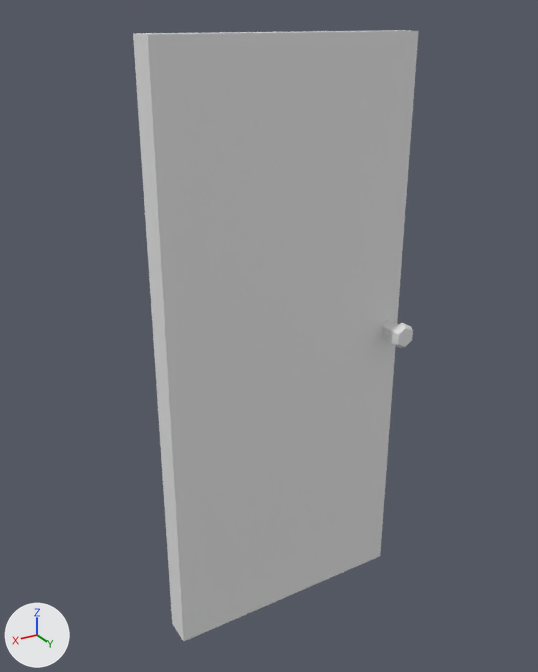
Two versions of the Blender file models/door.blend, one commit apart.
One viewpoint serves both versions: a 50 mm camera at (1.77, 4.4, 4.66) aimed at (-0.93, -0.1, 2.41). Every picture has the same lights, and +X, +Y and +Z are marked at lower left. Materials are left out; every surface is plain grey.

In view in the first picture: 'GlassDoor'.
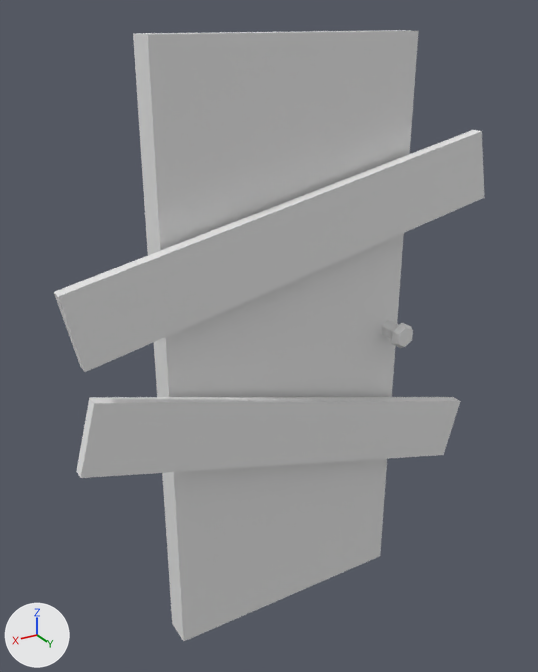
The edits, one by one:
me_plane_001 has 53 vertices, 50 faces and spans x -2.02..0.0, y -0.33..0.33, z -2.28..2.28.
me_plane_001 is used by ob_glassdoor; location (0.0, 0.0, 2.281).
Verts and faces of me_plane_001; kept vertices keep their numbers, new ones are numbered from 53.
Part 1, on me_plane_001:
New vertex 53 is at (-2.7, 0.17, 1.06).
New vertex 54 is at (-2.59, 0.17, 1.58), pixel (472, 129).
New vertex 55 is at (0.61, 0.17, 0.36), pixel (80, 366).
New vertex 56 is at (0.72, 0.17, 0.87), pixel (53, 291).
New vertex 57 is at (-2.55, 0.17, -1.26).
New vertex 58 is at (-2.69, 0.17, -0.75), pixel (453, 396).
New vertex 59 is at (0.71, 0.17, -0.38), pixel (76, 471).
New vertex 60 is at (0.57, 0.17, 0.13), pixel (89, 397).
New vertices 61 to 68 stand at vertices 53 to 60, in that order, plus (0.0, 0.09, 0.0).
New faces: (53, 54, 62, 61), (61, 62, 64, 63), (55, 63, 64, 56), (53, 55, 56, 54), (53, 61, 63, 55), (54, 56, 64, 62).
New faces: (57, 58, 66, 65), (65, 66, 68, 67), (59, 67, 68, 60), (57, 59, 60, 58), (57, 65, 67, 59), (58, 60, 68, 66).

Location of each change, [x1, y1, x2, y2] in pixels of the pictures (538 x 672 px):
'GlassDoor', reshaped (51% wider)
    before: [133, 30, 419, 641]
    after: [54, 30, 485, 641]
part 1 of me_plane_001, added
    after: [54, 130, 485, 478]
